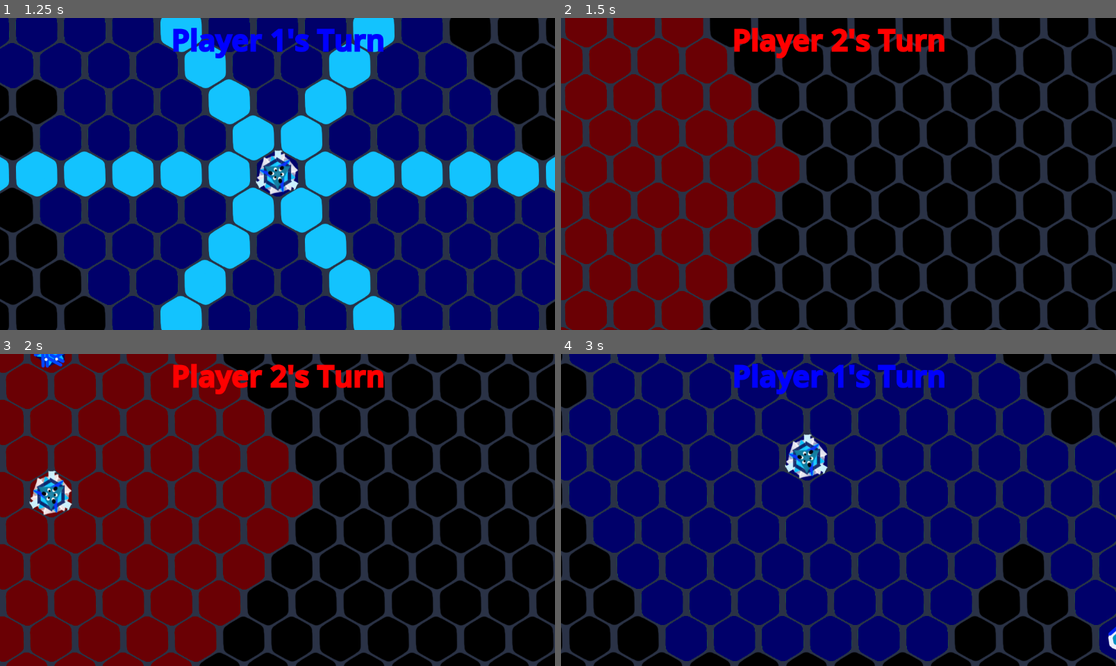
Above: before the commit, frames 1-4 (two rows, left to right).
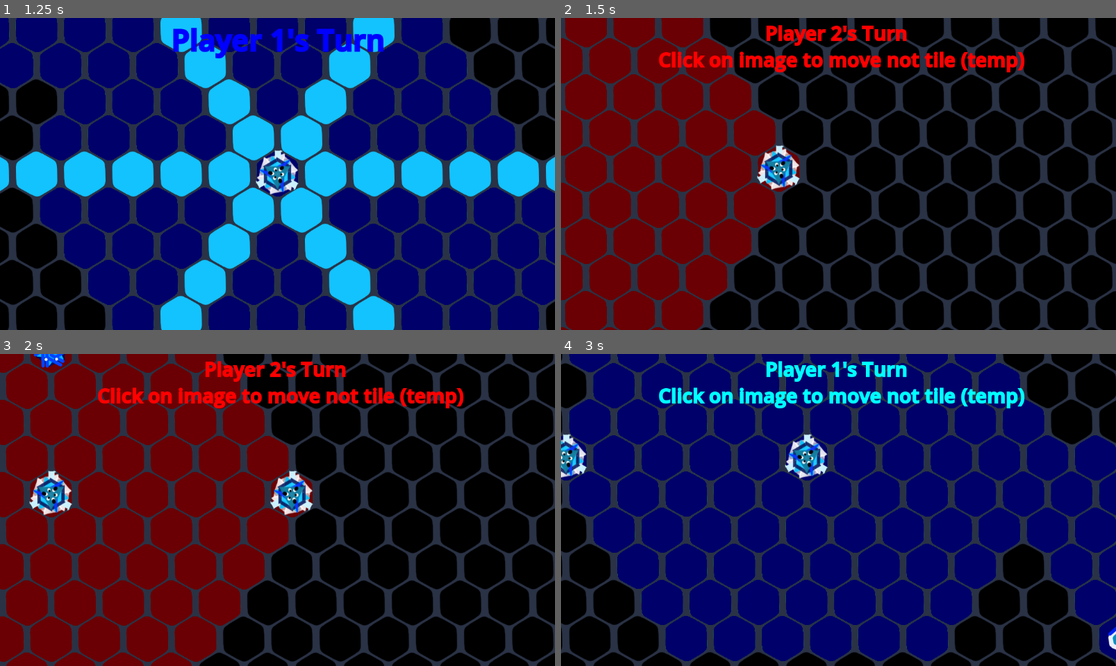
Above: after the commit, the same moments.

Repository: petesamerson/V-s-on
Game: Godot game, scene res://base_scene.tscn
Same seed, same stepped clock (60 frames per second), same inputs: the game is played once before the commit and once after it.
Inputs (mouse positions are in pixels of both pictures, inside the frame that each line leads up to):
- Up to frame 1 (1.25 s): tap Enter at 0.5 s; drag from (277, 174) to (333, 105) at 0.52 s
- Up to frame 2 (1.5 s): tap Space at 1.25 s; drag from (727, 189) to (838, 174) at 1.27 s
- Up to frame 3 (2 s): no input
- Up to frame 4 (3 s): tap Enter at 2 s; move the mouse to (610, 494) at 2.02 s; click (610, 494) at 2.17 s; tap Space at 2.75 s; drag from (810, 572) to (672, 463) at 2.77 s

Frame 1 is identical in both runs. In frame 2, 4.4% of the frame differs, in the area x 17-84%, y 2-56%; in frame 3, 4.4%; in frame 4, 4.3%.

Commit message:
Vision of Enemy Player

Diff:
--- a/board.gd
+++ b/board.gd
@@ -10,6 +10,7 @@
 var board_center = Vector2i(10, 10)
 var board_size = 10
 var board_tiles: Array[Vector2i] = []
+
 var turn = 1
 var current_player: int = 1
 
@@ -43,11 +44,11 @@
 
 func update_turn_text():
 	if current_player == 1:
-		var raw_message = "Player 1's Turn"
-		turn_label.text = "[font_size=60][b][color=blue]%s[/color][/b][/font_size]" % raw_message
+		var raw_message = "Player 1's Turn \n Click on image to move not tile (temp)"
+		turn_label.text = "[font_size=40][b][color=cyan]%s[/color][/b][/font_size]" % raw_message
 	else:
-		var raw_message = "Player 2's Turn"
-		turn_label.text = "[font_size=60][b][color=red]%s[/color][/b][/font_size]" % raw_message
+		var raw_message = "Player 2's Turn \n Click on image to move not tile (temp)"
+		turn_label.text = "[font_size=40][b][color=red]%s[/color][/b][/font_size]" % raw_message
 
 # Called every frame. 'delta' is the elapsed time since the previous frame.
 var timer := 0.0
@@ -59,12 +60,14 @@
 		timer = 0.0
 		# animate_board()
 
-@onready var player_pieces = [[],[]]
 @onready var pieces_container = $Pieces
 @onready var tilemap_layer = $TileMapLayer
 @export var piece_scene: PackedScene
 @export var tower_piece_scene: PackedScene
 @export var hop_piece_scene: PackedScene
+
+@onready var player_pieces = [[],[]]
+var player_vision_tiles: Array[Array] = [[],[]]
 
 func spawn_pieces():
 	var positions = [Vector2i(10,10)]
@@ -137,6 +140,30 @@
 			p.visible = false
 		for p in player_pieces[1]:
 			p.visible = true
+
+	for i in player_pieces.size():
+		for j in player_pieces[i].size():
+			for v in player_pieces[i][j].cur_vision:
+				player_vision_tiles[i].append(v)
+				if (hasEnemyPieceInVision(current_player, v)):
+					setEnemyPieceVisiblity(v, true)
+
+
+func hasEnemyPieceInVision(player: int, enemy: Vector2i) -> bool:
+	var enemy_player = 2 if player == 1 else 1
+	for p in player_pieces[player-1]:
+		if(p.cur_vision.has(enemy)):
+			return true
+	return false
+
+func setEnemyPieceVisiblity(cell: Vector2i, visible:bool) -> void:
+	print(["setting visibility for", cell, "to", visible])
+	var enemy_player = 2 if current_player == 1 else 1
+	for p in player_pieces[enemy_player - 1]:
+		if(cell == p.get_cur_pos()):
+			print(["setting visibility for", p, "to", visible])
+			p.visible = visible
+	return
 
 func clear_board():
 	for c in board_tiles:
--- a/piece.gd
+++ b/piece.gd
@@ -47,6 +47,11 @@
 
 var cur_vision: Array[Vector2i] = []
 var vision_drawn = false
+
+func get_cur_pos() -> Vector2i:
+	if(board == null or position == null):
+		return Vector2i(0,0)
+	return board.local_to_map(position)
 
 func draw_vision_change():
 	var cur_pos = board.local_to_map(position)
Not shown, changed: V!s!on.pck
